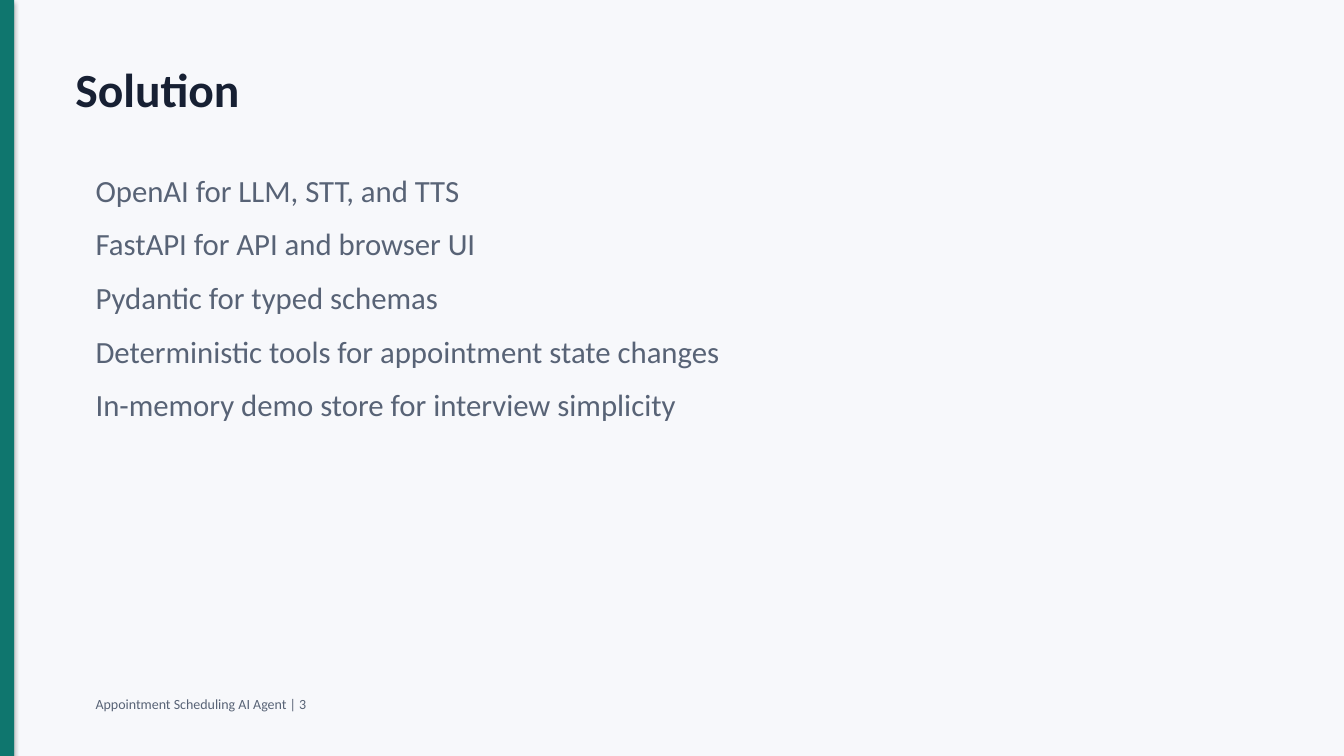
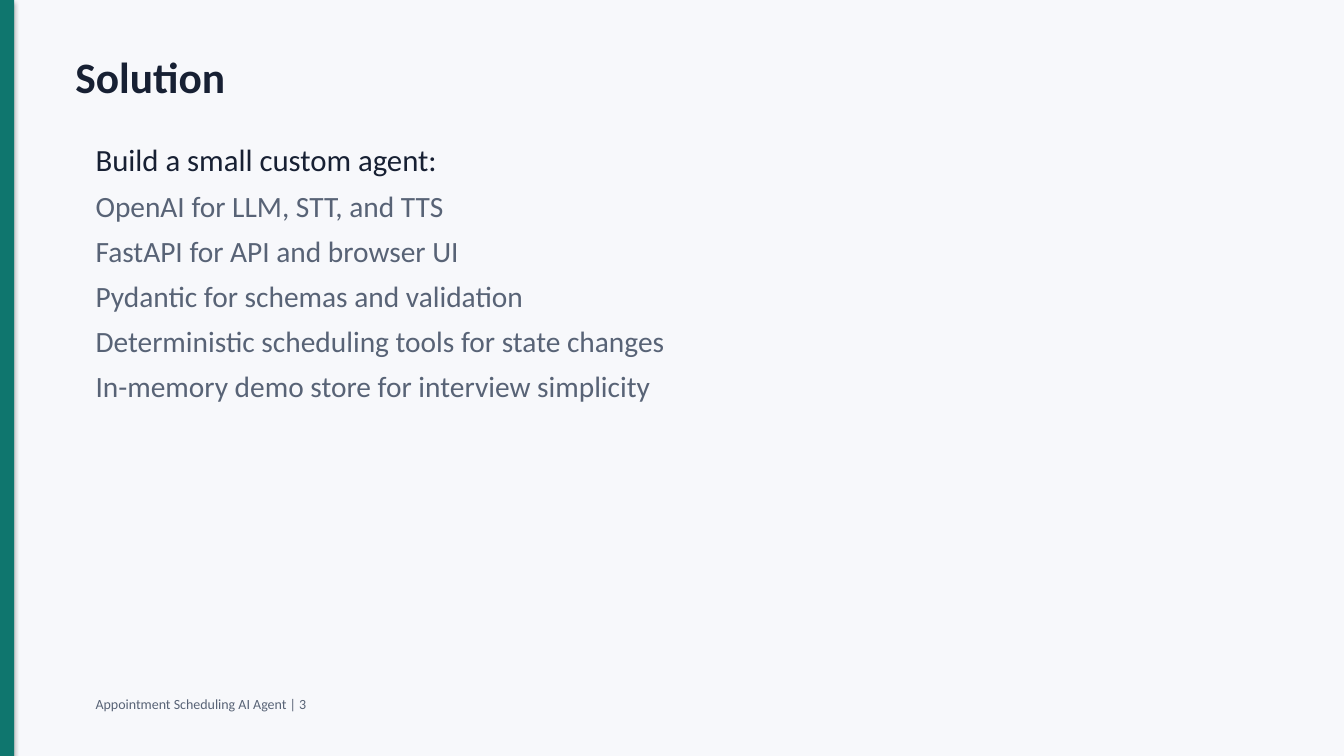
Before and after one commit to amankumarhal/scheduling_agent, a slide deck: slide 3 of docs/appointment_agent_interview_deck.pptx. Drawn at 1344x756 pixels with LibreOffice and Linux fonts; fonts in the diff are those of the drawing. Boxes give left, top, right and bottom in pixels: in the first picture for what was removed or moved away, otherwise in the second. Text is boxed around its words. In the diff, an @@ line names an element or a change of style, - is before the commit and + after.

Commit message:
Expand production system design slides

```diff
--- a/docs/appointment_agent_interview_deck.pptx
+++ b/docs/appointment_agent_interview_deck.pptx
@@ text "Solution": place and size @@
-text "Solution" at (75, 73, 239, 108)
+text "Solution" at (75, 62, 225, 94)
@@ text "Solution" at (75, 62, 225, 94): size 34 to 31 pt @@
@@ text "Build a small custom agent:": place and size @@
-text "Build a small custom agent:" at (96, 180, 720, 421)
+text "Build a small custom agent:" at (96, 149, 664, 402)
@@ text at (96, 149, 437, 177): paragraph added @@
+Build a small custom agent:
@@ text at (96, 196, 650, 402): size 22 to 21 pt in "OpenAI for LLM, STT, and TTS", "FastAPI for API and browser UI", "In-memory demo store for interview simplicity"; less space between paragraphs @@
@@ text at (96, 286, 664, 357): text changed; size 22 to 21 pt @@
-Pydantic for typed schemas
-Deterministic tools for appointment state changes
+Pydantic for schemas and validation
+Deterministic scheduling tools for state changes
```
Also in this commit, not shown: 10 other slides changed, 14 slides added, 4 slides removed, 1 other file.
